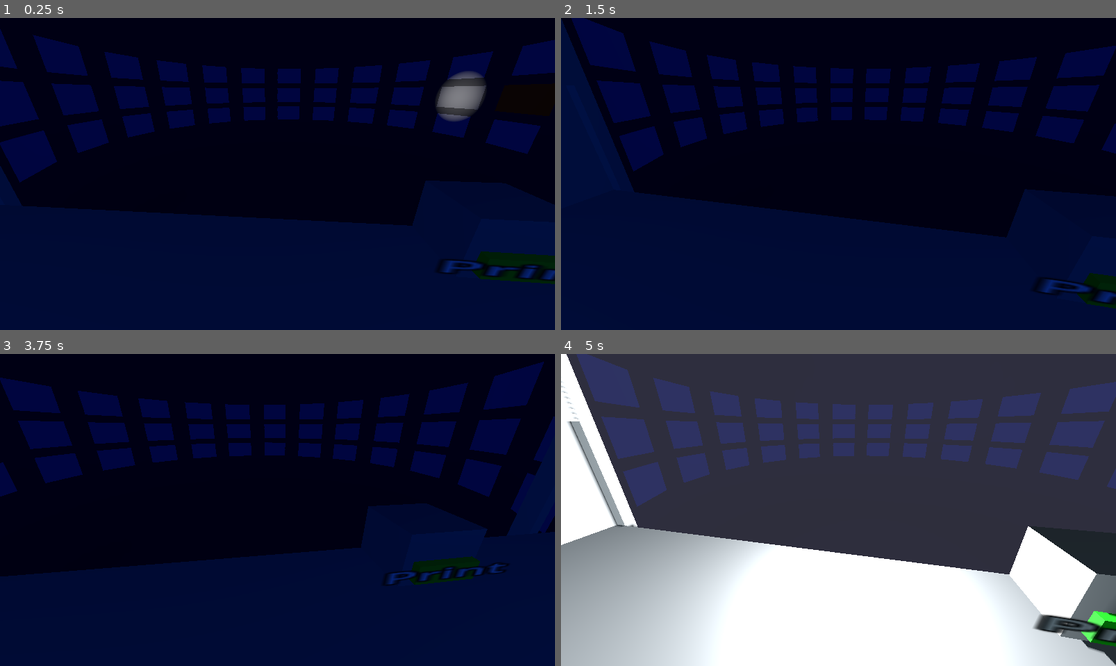
Above: before the commit, frames 1-4 (two rows, left to right).
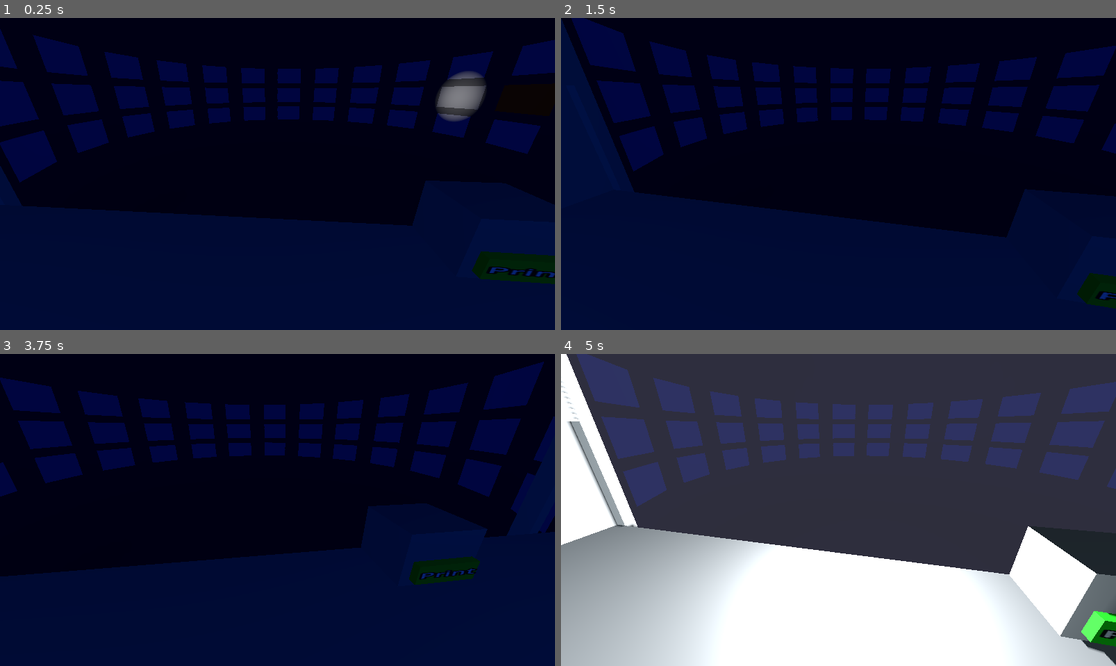
Above: after the commit, the same moments.

Repository: KristenKaiser/BadIdeas2026
Game: Godot game, scene res://Scenes/Main.tscn
The game is run twice, just before and just after one commit, with the same random seed, the same clock (stepped at 60 frames per second) and the same inputs.
Inputs (mouse positions are in pixels of both pictures, inside the frame that each line leads up to):
- Up to frame 1 (0.25 s): no input
- Up to frame 2 (1.5 s): tap Enter at 0.5 s; move the mouse to (960, 158) at 0.52 s; hold Right (ui_right) 0.53-1.28 s; click (960, 158) at 0.67 s; tap Space at 0.77, 1.07, 1.25 s; move the mouse to (727, 189) at 1.27 s; hold Left (ui_left) from 1.28 s (still down); click (727, 189) at 1.42 s
- Up to frame 3 (3.75 s): tap Space at 1.52, 1.82, 3.02, 3.32, 3.5 s; move the mouse to (333, 441) at 2.02 s; release Left (ui_left) at 2.03 s; hold Right (ui_right) 2.03-3.53 s; click (333, 441) at 2.17 s; tap Enter at 2.75 s; move the mouse to (249, 572) at 2.77 s; click (249, 572) at 2.92 s; move the mouse to (444, 556) at 3.52 s; hold Left (ui_left) from 3.53 s (still down); click (444, 556) at 3.67 s
- Up to frame 4 (5 s): keep holding Left (ui_left); tap Space at 3.77, 4.07, 4.52, 4.82 s; move the mouse to (672, 463) at 4.27 s; click (672, 463) at 4.42 s

The runs differ from the first frame. In frame 1, 0.5% of the frame differs, in the area x 78-100%, y 77-85%; in frame 2, 0.4%; in frame 3, 0.4%; in frame 4, 0.7%, in the area x 84-100%, y 83-93%.

Commit message:
moved packing slip to side of box

Diff:
--- a/bad-ideas-game-jam-2026/Scenes/Box.tscn
+++ b/bad-ideas-game-jam-2026/Scenes/Box.tscn
@@ -64,7 +64,7 @@
 debug_color = Color(0.9647059, 0, 0.5058824, 0.60784316)
 
 [node name="order_form" parent="." instance=ExtResource("2_42nxc")]
-transform = Transform3D(1, 0, 0, 0, -4.371139e-08, 1, 0, -1, -4.371139e-08, 0, 0, 0)
+transform = Transform3D(1, 0, 0, 0, 0.70288575, 0.7113027, 0, -0.7113027, 0.70288575, 0, 0.83924377, 1.155424)
 mesh = SubResource("BoxMesh_42nxc")
 skeleton = NodePath("")
 
--- a/bad-ideas-game-jam-2026/Scenes/label_printer.tscn
+++ b/bad-ideas-game-jam-2026/Scenes/label_printer.tscn
@@ -16,6 +16,10 @@
 
 [node name="Button" parent="." instance=ExtResource("2_jumuj")]
 transform = Transform3D(-1, 0, -6.9850796e-07, 0, 2.615, 0, 8.742278e-08, 0, -7.99, 0.26637465, -0.05921936, 0)
-text = "Print"
 functionality = 3
 color = Color(0, 1, 0, 1)
+
+[node name="Label3D" type="Label3D" parent="Button"]
+transform = Transform3D(-5.4639244e-09, 0, -0.125, 0, 0.12499999, 0, 0.125, 0, -5.463923e-09, -0.027296603, 0, -2.9866642e-10)
+shaded = true
+text = "Print"
--- a/bad-ideas-game-jam-2026/Scripts/order_form.gd
+++ b/bad-ideas-game-jam-2026/Scripts/order_form.gd
@@ -6,16 +6,17 @@
 var is_zoomed : bool = false
 var requested_items : Dictionary[String, int]
 var generated_items : Array[Merchandise] = []
+var flat_rotation = Vector3(-90, 0, 0)
 
 
 func _ready() -> void:
-	#collision_shape.shape.size = get_aabb().size
-
 	await get_tree().process_frame
 	resize_mesh_to_label()
 	scale = Vector3(.1,.1,.1)
 	collision_shape.shape.size = get_aabb().size
 	collision_shape.position = Vector3.ZERO
+	position = get_home_position()
+	rotation_degrees = flat_rotation
 
 func write_to_label(text :String):
 	label.text += text
@@ -37,16 +38,27 @@
 	for item in requested_items:
 		write_to_label("%s x %s\n"% [item, requested_items[item]])
 
+func get_home_position()-> Vector3:
+	var home_position : Vector3
+	home_position.y = -parent_box.box_collision_shape.shape.size.y / 2 + .03
+	home_position.x = (-parent_box.box_collision_shape.shape.size.x / 2) - (get_aabb().size.x * scale.x)
+	home_position.z = 0
+	return home_position
+
+
 func _on_area_3d_input_event(_camera: Node, event: InputEvent, _event_position: Vector3, _normal: Vector3, _shape_idx: int) -> void:
 	if event is InputEventMouseButton:
 		if event.button_index == MOUSE_BUTTON_LEFT and event.pressed:
 			if is_zoomed:
 				is_zoomed = false
-				position.y = -parent_box.box_collision_shape.shape.size.y / 2 + .03
-				position.x = (-parent_box.box_collision_shape.shape.size.x / 2) - (get_aabb().size.x * scale.x)
+				position = get_home_position()
+				rotation_degrees = flat_rotation
 			else:
 				is_zoomed = true
-				position.y += .2
+				global_position = parent_box.global_position
+				position.y += .3
+				rotation = Global.camera_manager.current.rotation
+
 
 func generate_order():
 	var possible_boxes = Global.box_manager.generate_box_sizes()
